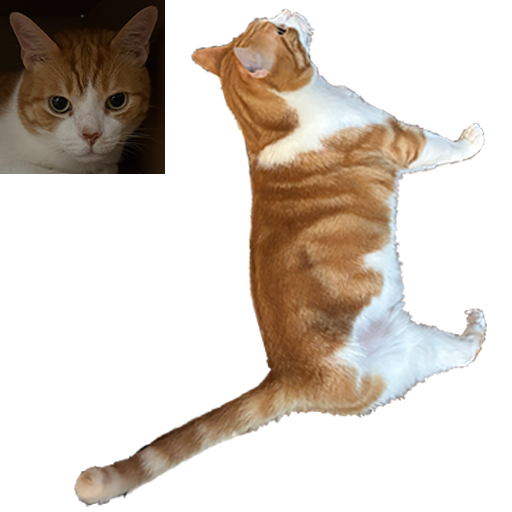
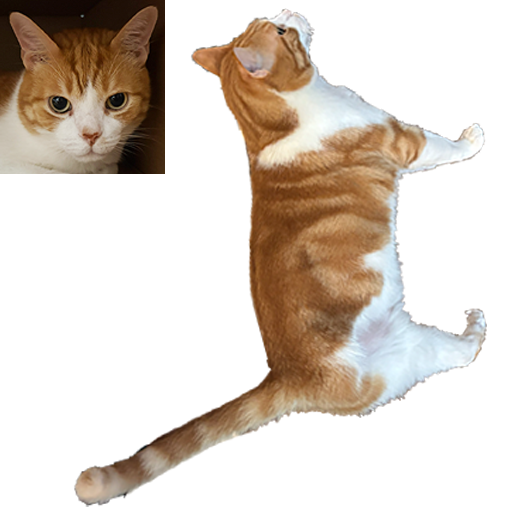
Layer changes from the first w=512, h=512 image to the second:
pixels changed over [0, 0, 165, 174] (layer not identified)